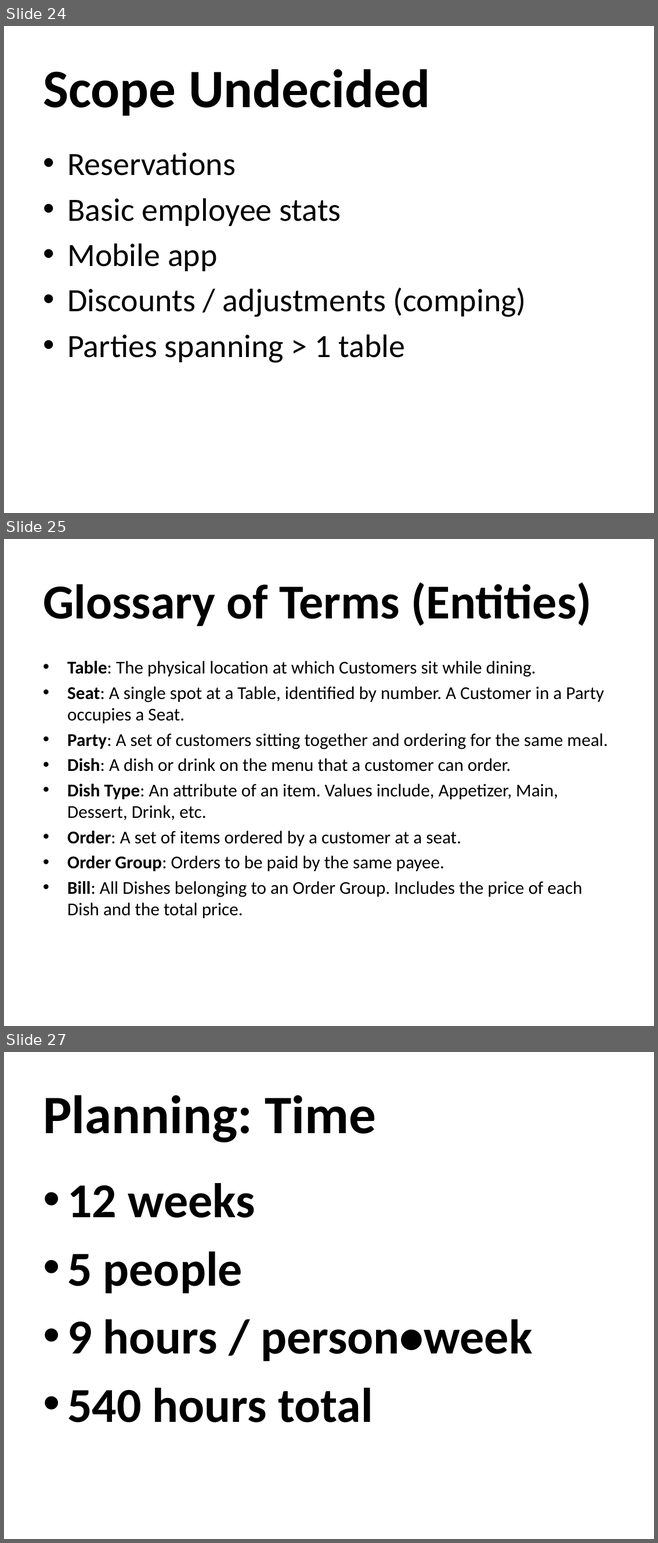
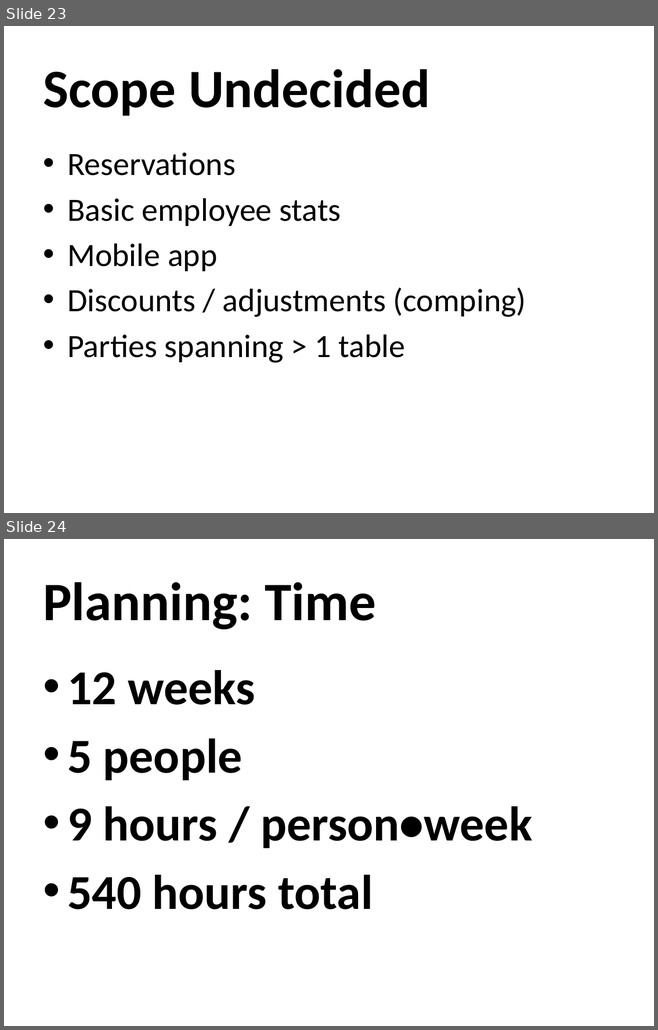
Before and after one commit to osmihi/Capstone, a slide deck: Project Documents/Group3_Presentation1_Capstone.pptx. Shown one above the other, each under a label of ours: slides 24, 25 and 27 before the commit, slides 23 and 24 after it; the slides between them are not shown. The pictures are 658x1543 and 658x1030 pixels, drawn with LibreOffice and Linux fonts; fonts in the diff are those of the drawing; background and template pictures are left out. Boxes give left, top, right and bottom in pixels: in the first picture for what was removed or moved away, otherwise in the second. Text is boxed around its words. In the diff, an @@ line names an element or a change of style, - is before the commit and + after.

```diff
--- a/Project Documents/Group3_Presentation1_Capstone.pptx
+++ b/Project Documents/Group3_Presentation1_Capstone.pptx
@@ slide 25 removed at (4, 539, 654, 1026), background picture (left out) @@
@@ title removed at (43, 583, 591, 627) @@
-Glossary of Terms (Entities)
@@ text removed at (67, 661, 607, 918) @@
-• Table: The physical location at which Customers sit while dining.
-• Seat: A single spot at a Table, identified by number. A Customer in a Party occupies a Seat.
-• Party: A set of customers sitting together and ordering for the same meal.
-• Dish: A dish or drink on the menu that a customer can order.
-• Dish Type: An attribute of an item. Values include, Appetizer, Main, Dessert, Drink, etc.
-• Order: A set of items ordered by a customer at a seat.
-• Order Group: Orders to be paid by the same payee.
-• Bill: All Dishes belonging to an Order Group. Includes the price of each Dish and the total price.
@@ what was slide 24 is now slide 23 @@
@@ what was slide 27 is now slide 24 @@
```
Also in this commit, not shown: 4 slides changed, 1 other slide removed, 12 other files.
